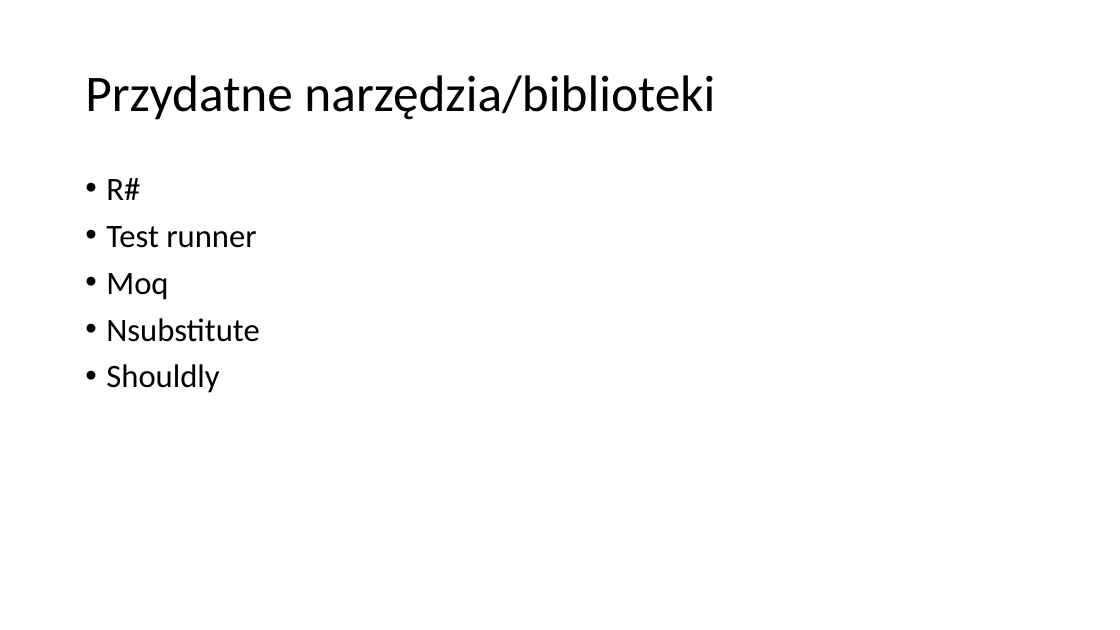
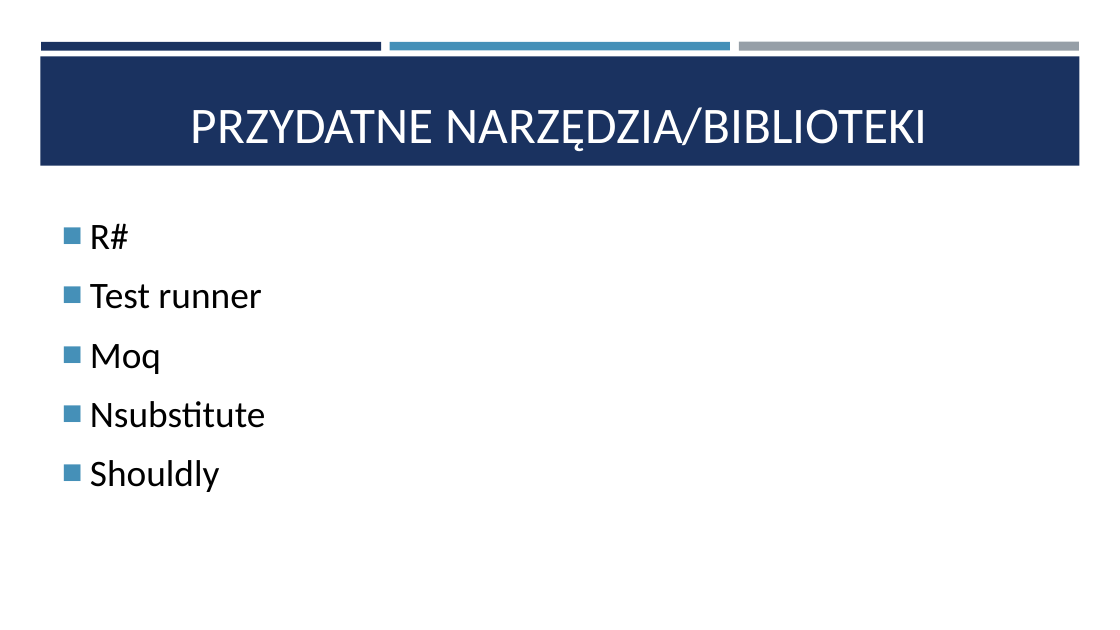
Before and after one commit to saamed/unit-test-workshops, a slide deck: slide 12 of docs/Testy jednostkowe.pptx (slide 10 before the commit). Drawn at 1120x630 pixels with LibreOffice and Linux fonts; fonts in the diff are those of the drawing. Boxes give left, top, right and bottom in pixels: in the first picture for what was removed or moved away, otherwise in the second. Text is boxed around its words. In the diff, an @@ line names an element or a change of style, - is before the commit and + after.

```diff
--- a/docs/Testy jednostkowe.pptx
+++ b/docs/Testy jednostkowe.pptx
@@ rectangle added at box(40, 56, 1080, 166), fill #1A3260 @@
@@ rectangle added at box(41, 42, 381, 50), fill #1A3260 @@
@@ rectangle added at box(390, 42, 730, 50), fill #4590B8 @@
@@ rectangle added at box(739, 42, 1079, 51), fill #969FA7 @@
@@ title "PRZYDATNE NARZĘDZIA/BIBLIOTEKI" at box(191, 107, 927, 151): vertical alignment middle to bottom @@
@@ title at box(191, 107, 927, 151): text changed; text colour #000000 to #FFFFFF @@
-Przydatne narzędzia/biblioteki
+PRZYDATNE NARZĘDZIA/BIBLIOTEKI
@@ text "R#": place and size @@
-text "R#" at box(106, 178, 259, 393)
+text "R#" at box(90, 223, 266, 492)
@@ text "R#" at box(90, 223, 266, 492): size 28 to 32 pt; bullet • to ■; line spacing 0.9 to 1; more space between paragraphs; vertical alignment top to middle @@
```
Also in this commit, not shown: 9 other slides changed, 5 slides added, 3 slides removed.
